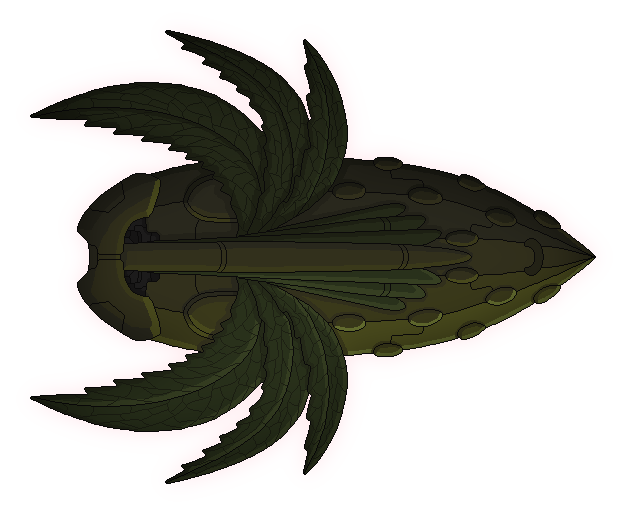
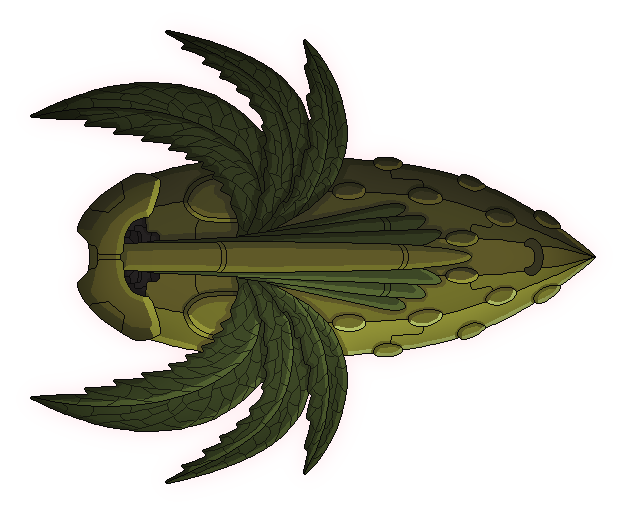
Before/after of a 626x514 layered artwork. What changed in the layer stack:
painted on "base" over [31, 31, 594, 483]
